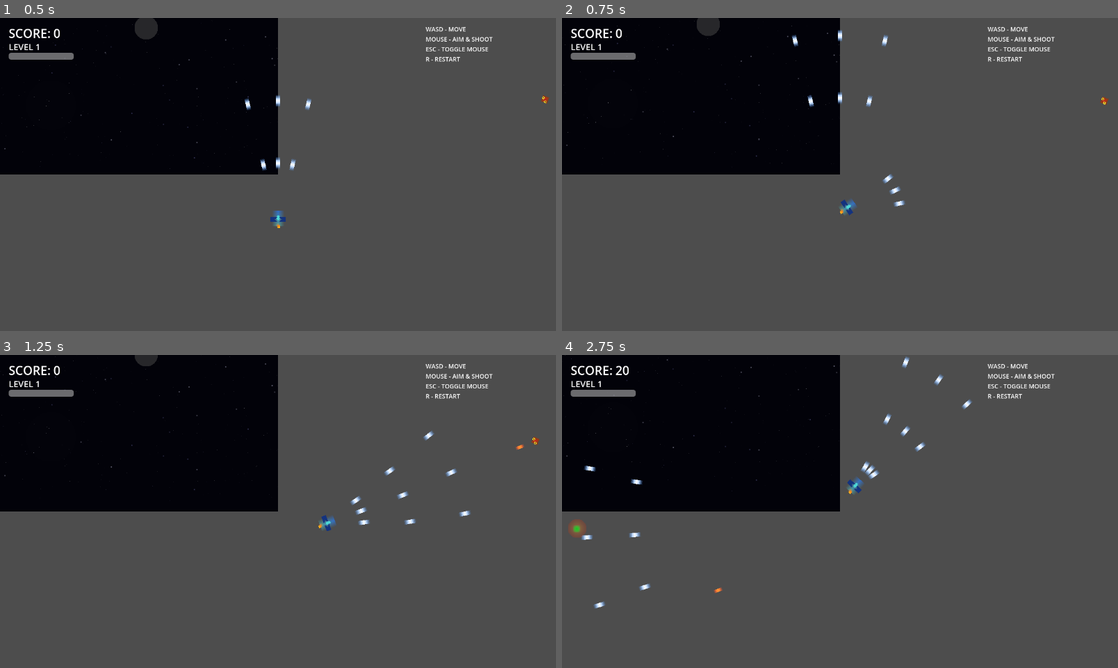
Above: before the commit, frames 1-4 (two rows, left to right).
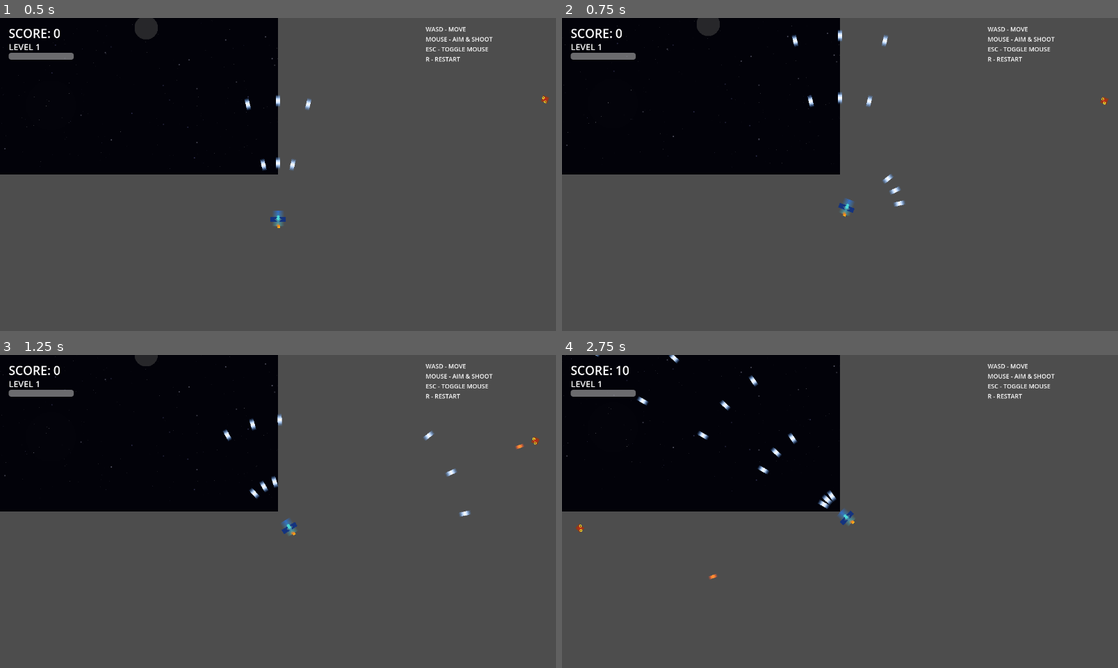
Above: after the commit, the same moments.

Repository: July-X/godot-game-one
Game: Godot game, scene res://scenes/main.tscn
The game is run twice, just before and just after one commit, with the same random seed, the same clock (stepped at 60 frames per second) and the same inputs.
Inputs (mouse positions are in pixels of both pictures, inside the frame that each line leads up to):
- Up to frame 1 (0.5 s): no input
- Up to frame 2 (0.75 s): tap Enter at 0.5 s; move the mouse to (962, 158) at 0.52 s; tap R at 0.6 s; click (962, 158) at 0.67 s
- Up to frame 3 (1.25 s): no input
- Up to frame 4 (2.75 s): move the mouse to (728, 527) at 1.27 s; tap R at 1.35, 2.1 s; click (728, 527) at 1.42 s; move the mouse to (895, 442) at 2.02 s; click (895, 442) at 2.17 s

Frame 1 is identical in both runs. In frame 2, 0.1% of the frame differs, in the area x 49-98%, y 25-64%; in frame 3, 0.6%; in frame 4, 1.2%, in the area x 1-74%, y 0-81%.
Error before the commit: Invalid access to property or key 'run_state' on a base object of type 'Node (game_state.gd)'. (res://scripts/player.gd:48)

Commit message:
fix: 修复GameState.run_state引用错误

Diff:
--- a/scripts/player.gd
+++ b/scripts/player.gd
@@ -45,13 +45,13 @@
 		_engine_glow.scale = Vector2(1.0 + level * 0.15, 1.0 + level * 0.15)
 
 func _unhandled_input(event: InputEvent) -> void:
-	if event is InputEventMouseMotion and GameState.run_state == "running":
+	if event is InputEventMouseMotion and GameState.game_running:
 		var target_yaw: float = -event.relative.x * mouse_sensitivity
 		var target_pitch: float = -event.relative.y * mouse_sensitivity
 		_yaw_velocity = lerp(_yaw_velocity, target_yaw, mouse_smoothing)
 		_pitch_velocity = lerp(_pitch_velocity, target_pitch, mouse_smoothing)
 	if event is InputEventMouseButton and event.pressed and event.button_index == MOUSE_BUTTON_LEFT:
-		if Input.mouse_mode == Input.MOUSE_MODE_VISIBLE and GameState.run_state == "running":
+		if Input.mouse_mode == Input.MOUSE_MODE_VISIBLE and GameState.game_running:
 			Input.mouse_mode = Input.MOUSE_MODE_CAPTURED
 
 func _physics_process(delta: float) -> void:
